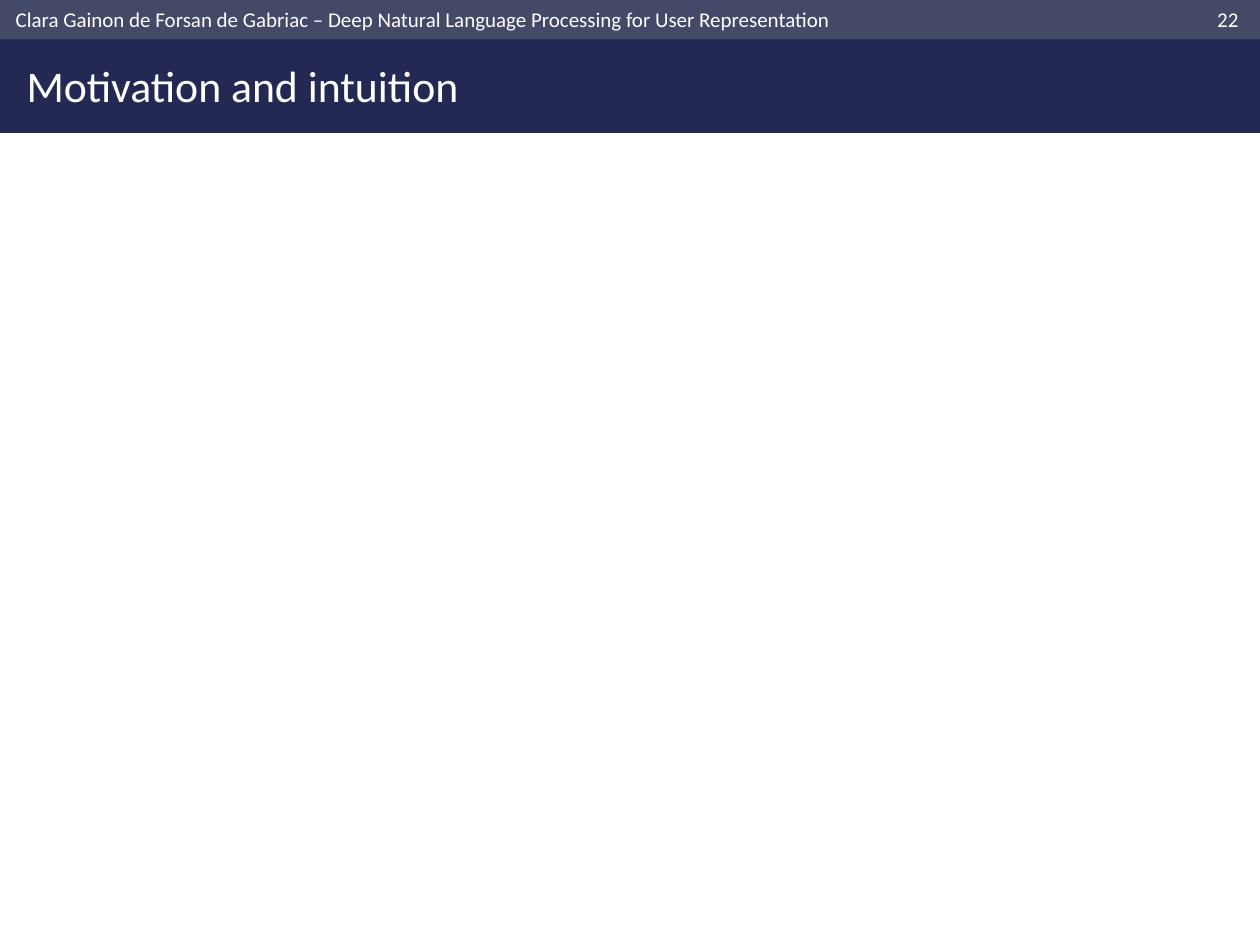
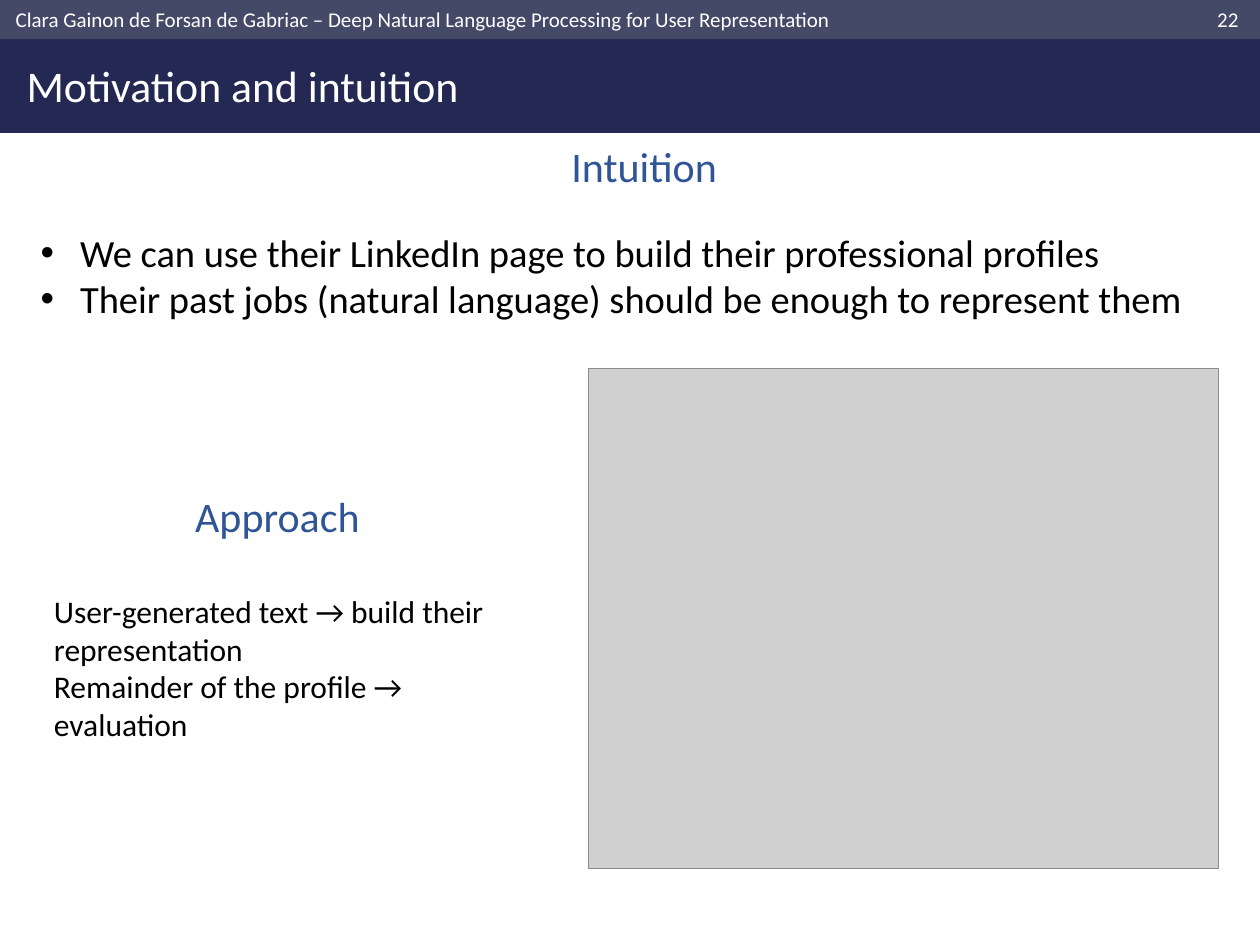
Before and after one commit to clara-gdef/defense, a slide deck: slide 23 of defense.pptx. Drawn at 1260x945 pixels with LibreOffice and Linux fonts; fonts in the diff are those of the drawing; grey boxes stand for pictures; background and template pictures are left out. Boxes give left, top, right and bottom in pixels: in the first picture for what was removed or moved away, otherwise in the second. Text is boxed around its words. In the diff, an @@ line names an element or a change of style, - is before the commit and + after.

```diff
--- a/defense.pptx
+++ b/defense.pptx
@@ text added at (80, 153, 1181, 320), 22 pt, text #000000 @@
+Intuition
+• We can use their LinkedIn page to build their professional profiles
+• Their past jobs (natural language) should be enough to represent them
@@ picture added at (588, 368, 1218, 868) @@
@@ text added at (54, 503, 483, 737), 18 pt, text #000000 @@
+Approach
+User-generated text → build their representation
+Remainder of the profile → evaluation
```
Also in this commit, not shown: 1 slide added, 1 slide removed.
